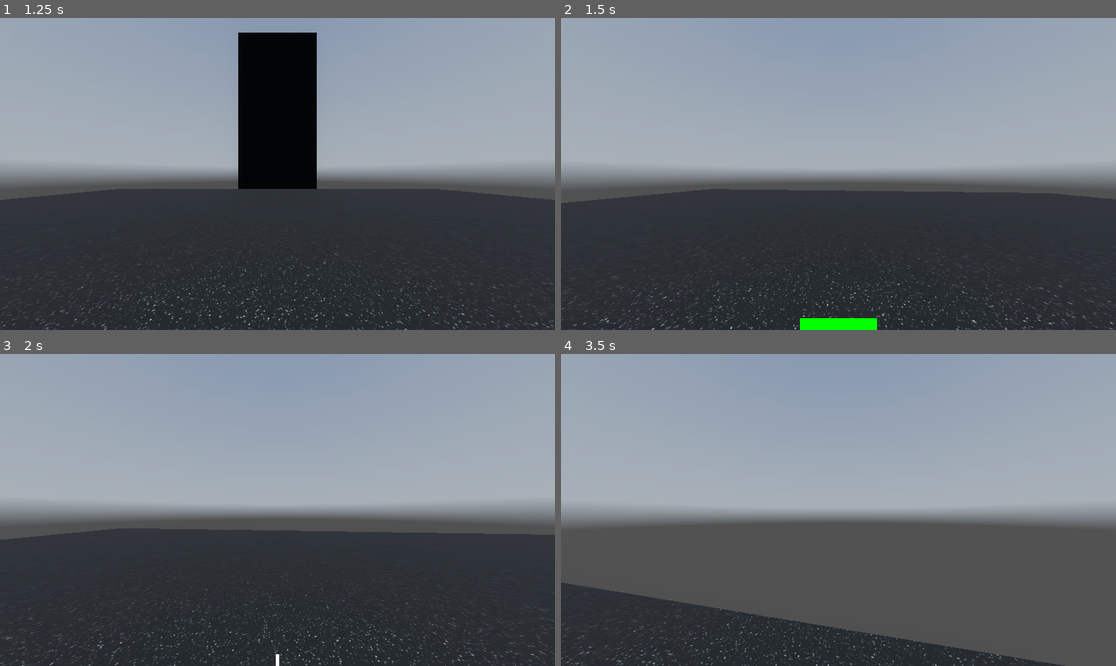
Above: before the commit, frames 1-4 (two rows, left to right).
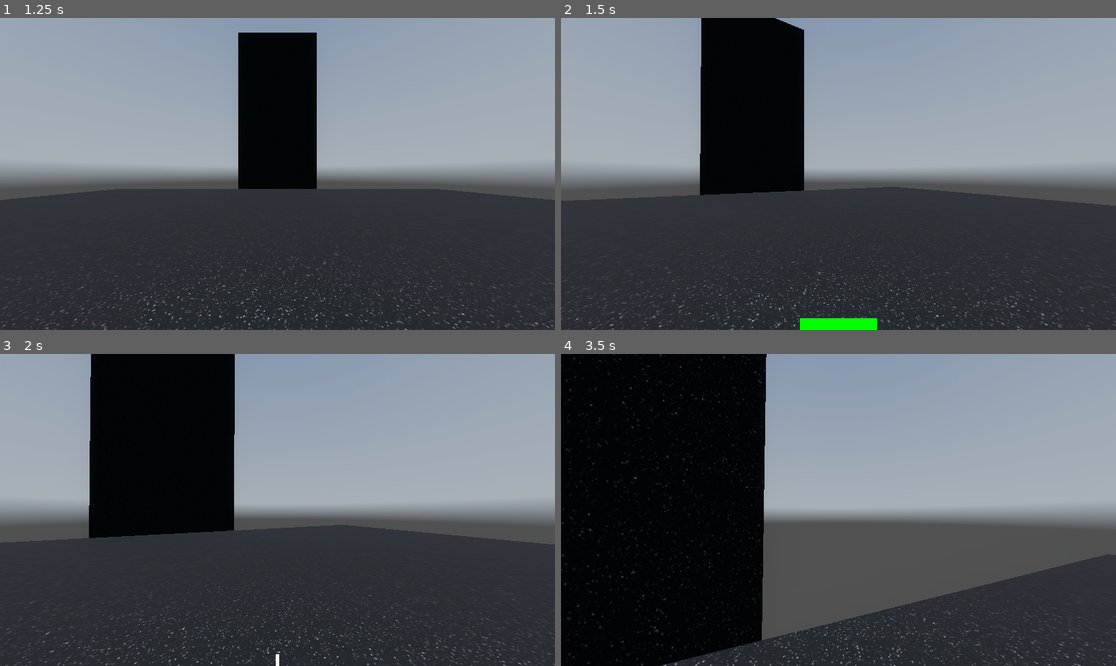
Above: after the commit, the same moments.

Repository: paulfok/parkour
Game: Godot game, scene res://world.tscn
Same seed, same stepped clock (60 frames per second), same inputs: the game is played once before the commit and once after it. A sky picture missing from this copy of the repository is replaced by a grey-blue gradient.
Inputs (mouse positions are in pixels of both pictures, inside the frame that each line leads up to):
- Up to frame 1 (1.25 s): click "Start" at 0.5 s
- Up to frame 2 (1.5 s): tap Enter at 1.25 s; move the mouse to (866, 174) at 1.27 s; hold W (forward) from 1.28 s (still down); tap Middle mouse button (charge) at 1.35 s
- Up to frame 3 (2 s): keep holding W (forward); tap Space (jump) at 1.52 s
- Up to frame 4 (3.5 s): keep holding W (forward); move the mouse to (810, 510) at 2.02 s; tap Middle mouse button (charge) at 2.1, 2.85 s; tap Space (jump) at 2.27 s; move the mouse to (849, 503) at 2.77 s

Frame 1 is identical in both runs. In frame 2, 13% of the frame differs, in the area x 0-100%, y 0-100%; in frame 3, 18%; in frame 4, 47%.

Commit message:
modified:   character_body_3d.gd

Diff:
--- a/character_body_3d.gd
+++ b/character_body_3d.gd
@@ -30,12 +30,6 @@
 		Input.set_mouse_mode(Input.MOUSE_MODE_VISIBLE)
 	else:
 		Input.set_mouse_mode(Input.MOUSE_MODE_CAPTURED)
-
-	if Input.is_action_just_pressed("forward"):
-		rotation.y += 10
-
-	if Input.is_action_just_released("forward"):
-		rotation.y += 10
 
 	if Menu == 0:
 		$"../Menus".hide()
